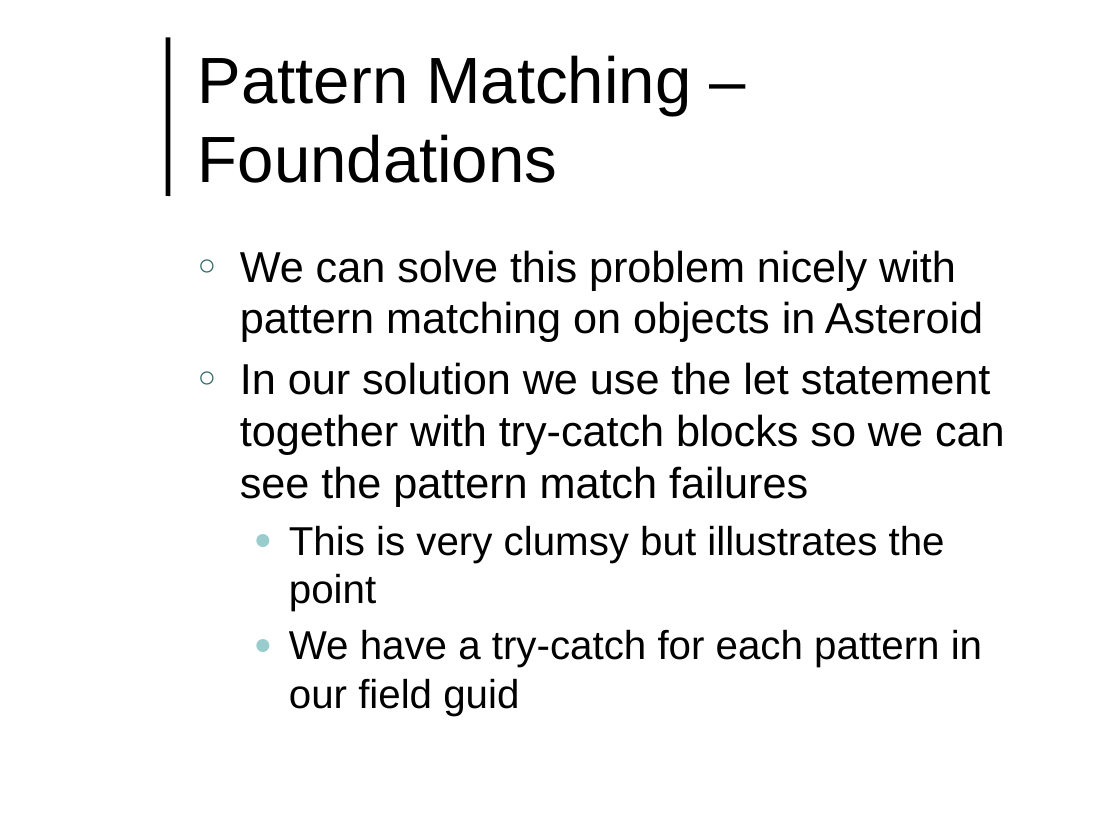
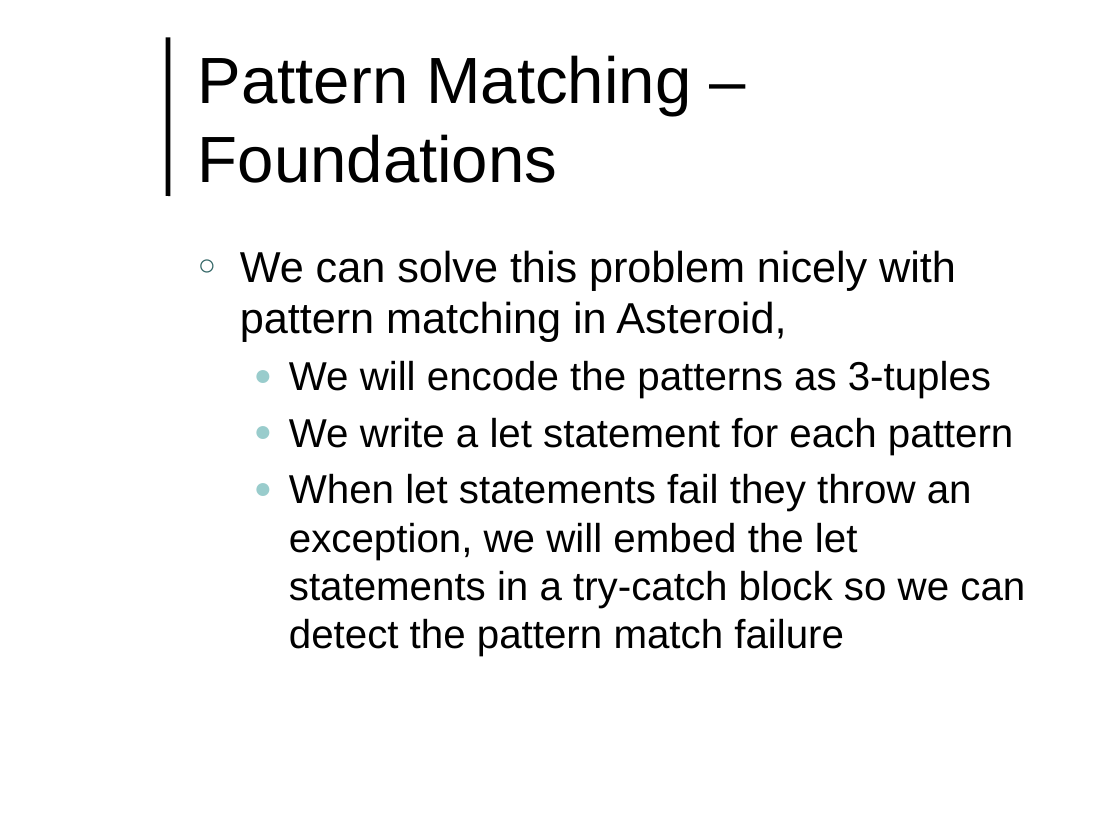
Before and after one commit to lutzhamel/CSC493, a slide deck: slide 10 of notes/csc493-ln004.pptx (slide 8 before the commit). Drawn at 1120x840 pixels with LibreOffice and Linux fonts; fonts in the diff are those of the drawing; background and template pictures are left out. Boxes give left, top, right and bottom in pixels: in the first picture for what was removed or moved away, otherwise in the second. Text is boxed around its words. In the diff, an @@ line names an element or a change of style, - is before the commit and + after.

```diff
--- a/notes/csc493-ln004.pptx
+++ b/notes/csc493-ln004.pptx
@@ text at bbox=[240, 250, 1025, 656]: text changed; size 27.8 to 25.9 pt @@
-○ We can solve this problem nicely with pattern matching on objects in Asteroid
-○ In our solution we use the let statement together with try-catch blocks so we can see the pattern match failures
-  ● This is very clumsy but illustrates the point
-  ● We have a try-catch for each pattern in our field guid
+○ We can solve this problem nicely with pattern matching in Asteroid,
+  ● We will encode the patterns as 3-tuples
+  ● We write a let statement for each pattern
+  ● When let statements fail they throw an exception, we will embed the let statements in a try-catch block so we can detect the pattern match failure
```
Also in this commit, not shown: 6 other slides changed, 4 slides added, 5 other files.
